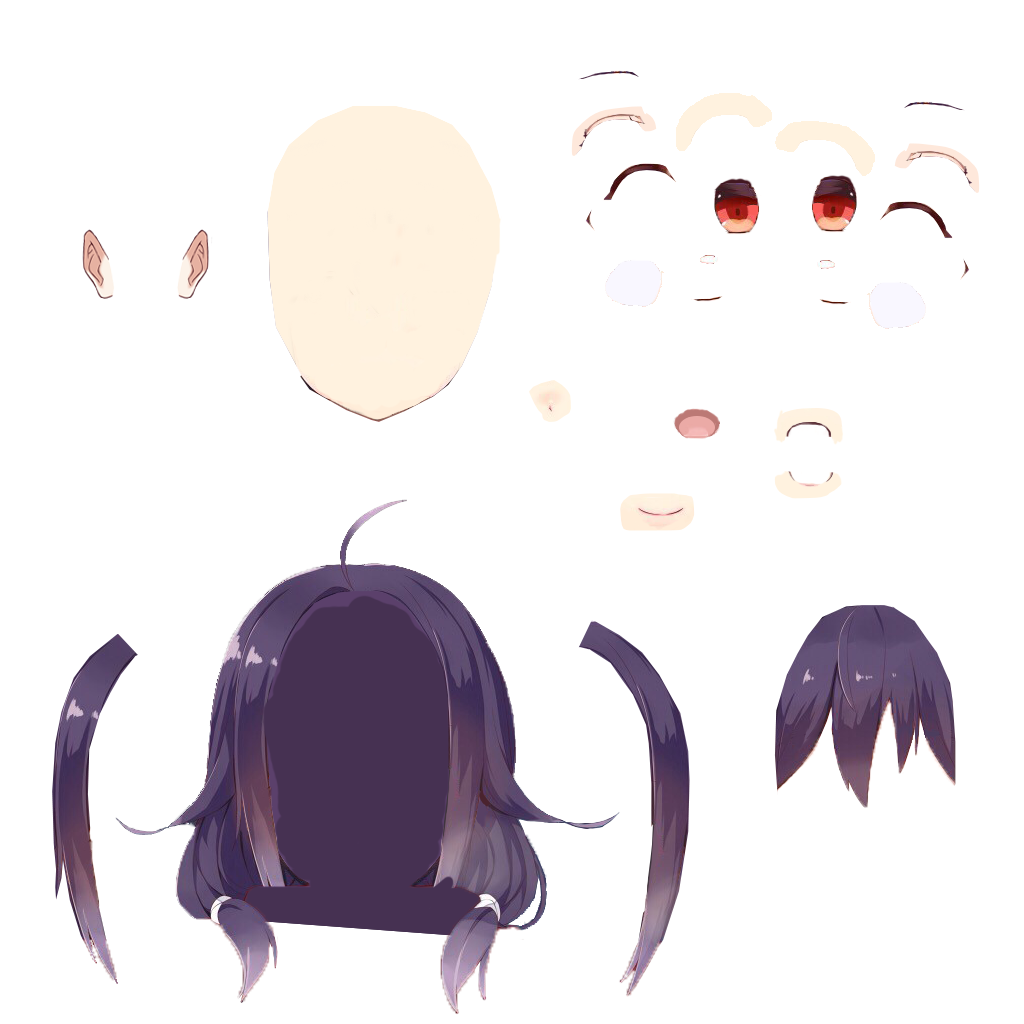
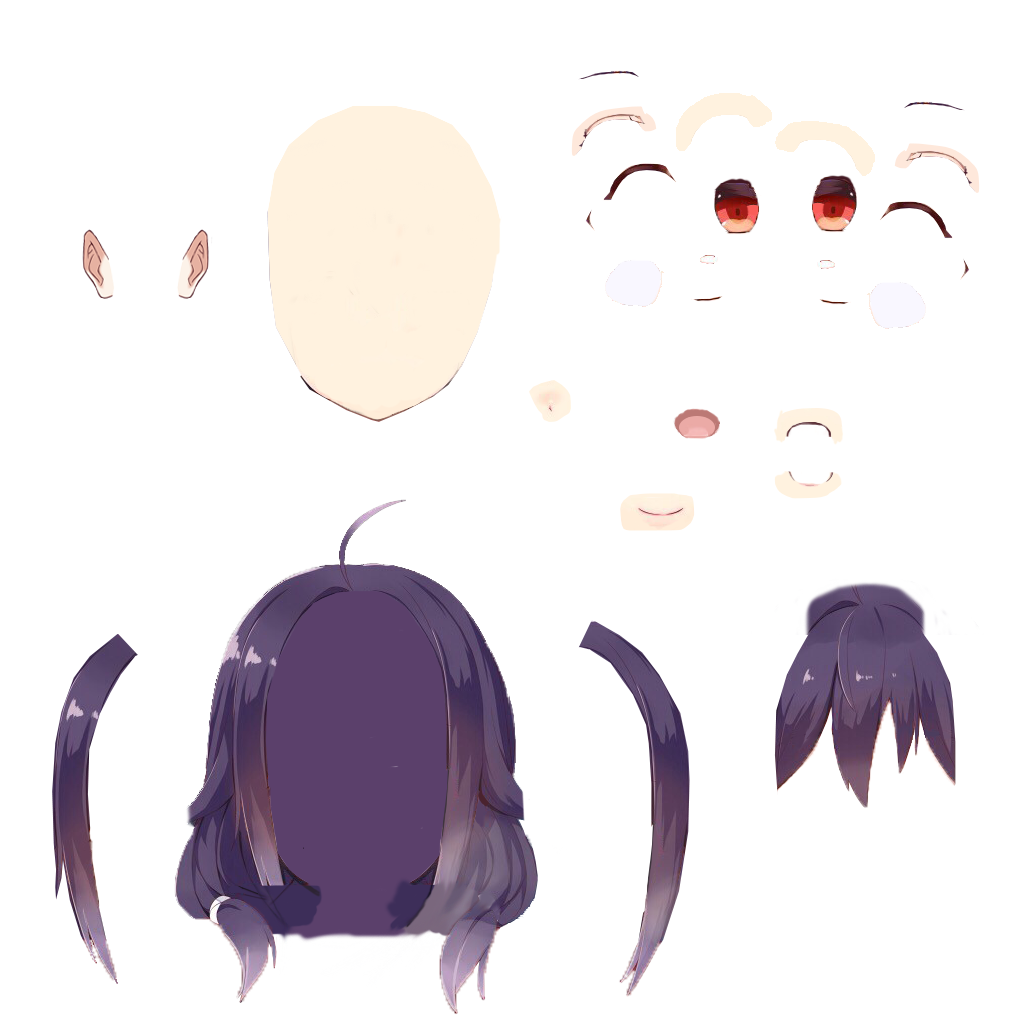
Before/after of a 1024 × 1024 layered artwork. What changed in the layer stack:
renamed "圖層 19" to "Layer 2", painted on it over [115,499,620,1015]
painted on "圖層 14" over [776,581,979,635]
renamed "圖層 18" to "圖層 26", painted on it over [420,362,463,403]
